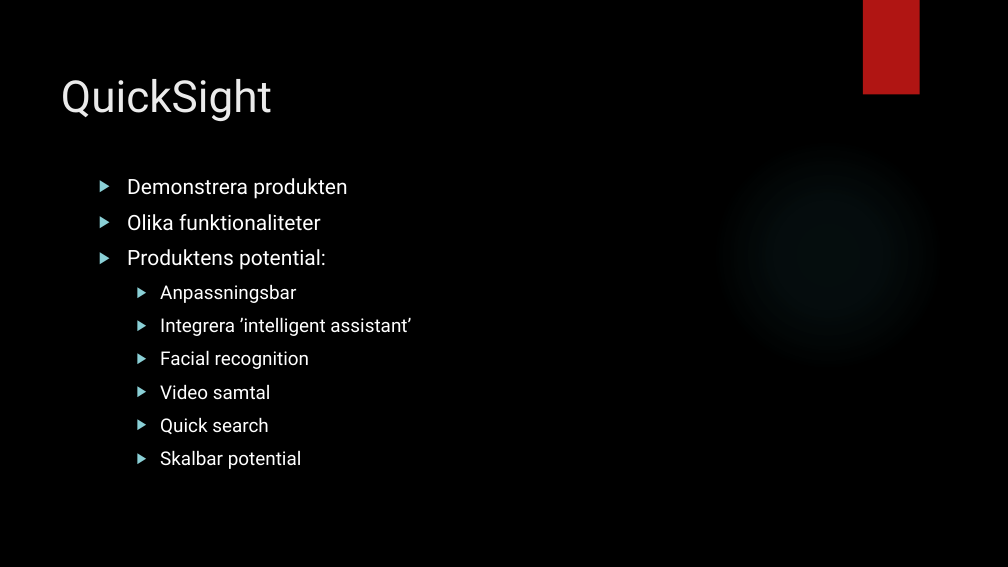
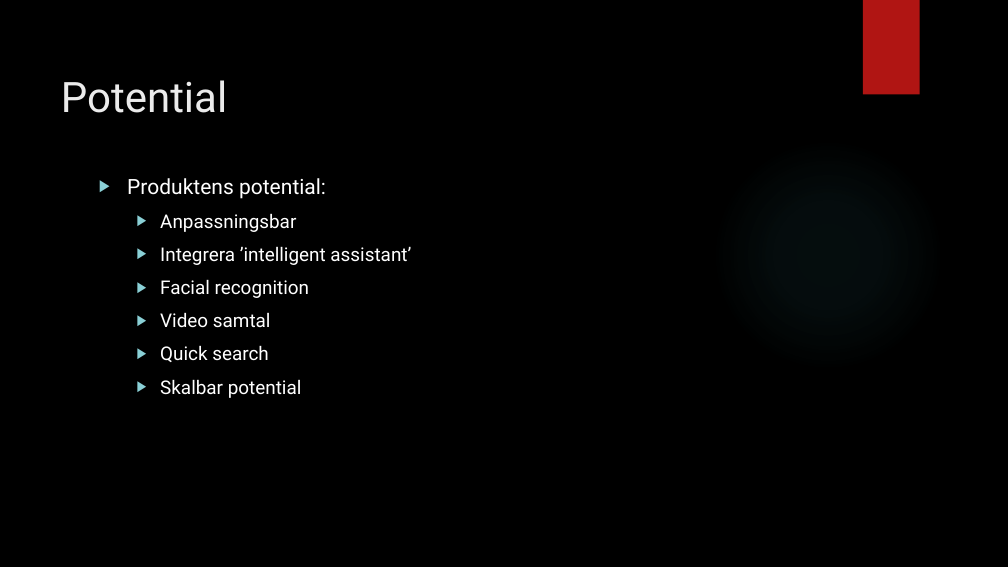
Before and after one commit to hamadaio/magic-mirror-project, a slide deck: slide 4 of pitch_group_mirror.pptx. Drawn at 1008x567 pixels with LibreOffice and Linux fonts; fonts in the diff are those of the drawing; background and template pictures are left out. Boxes give left, top, right and bottom in pixels: in the first picture for what was removed or moved away, otherwise in the second. Text is boxed around its words. In the diff, an @@ line names an element or a change of style, - is before the commit and + after.

```diff
--- a/pitch_group_mirror.pptx
+++ b/pitch_group_mirror.pptx
@@ title at bbox=[61, 80, 227, 113]: text changed; size 42 to 40 pt @@
-QuickSight
+  Potential
@@ text at bbox=[127, 178, 347, 231]: paragraphs removed @@
-▶ Demonstrera produkten
-▶ Olika funktionaliteter
```
Also in this commit, not shown: 2 other slides changed, 2 slides added, 2 slides removed.
